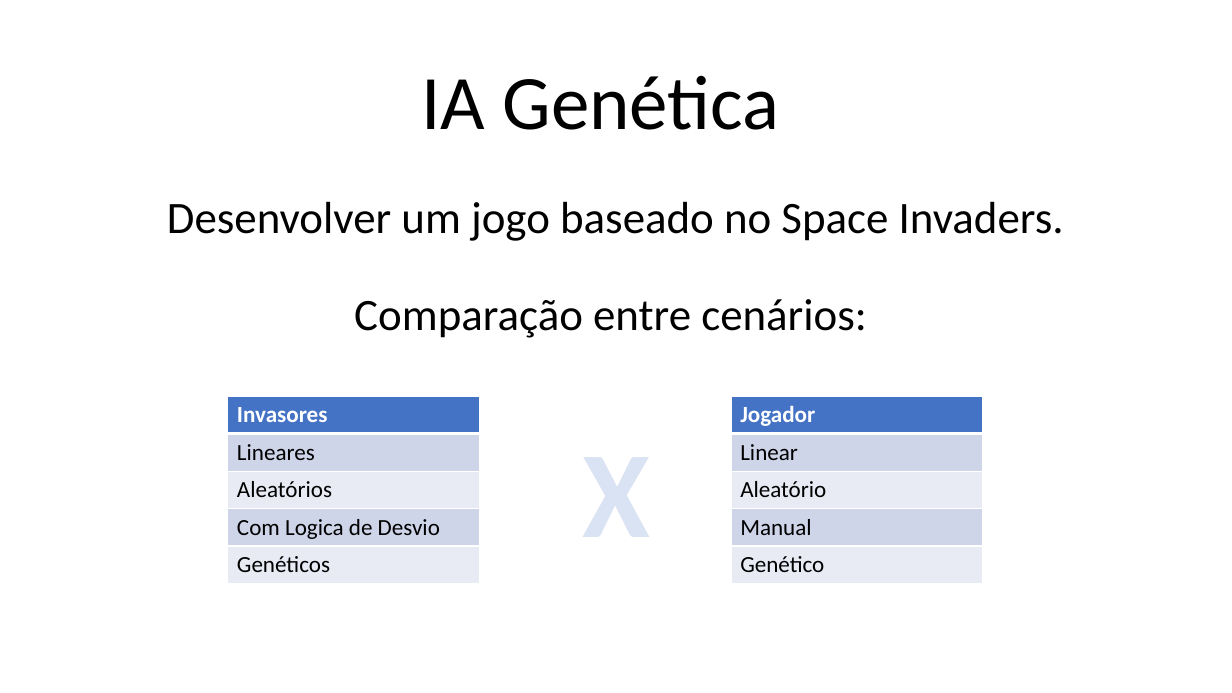
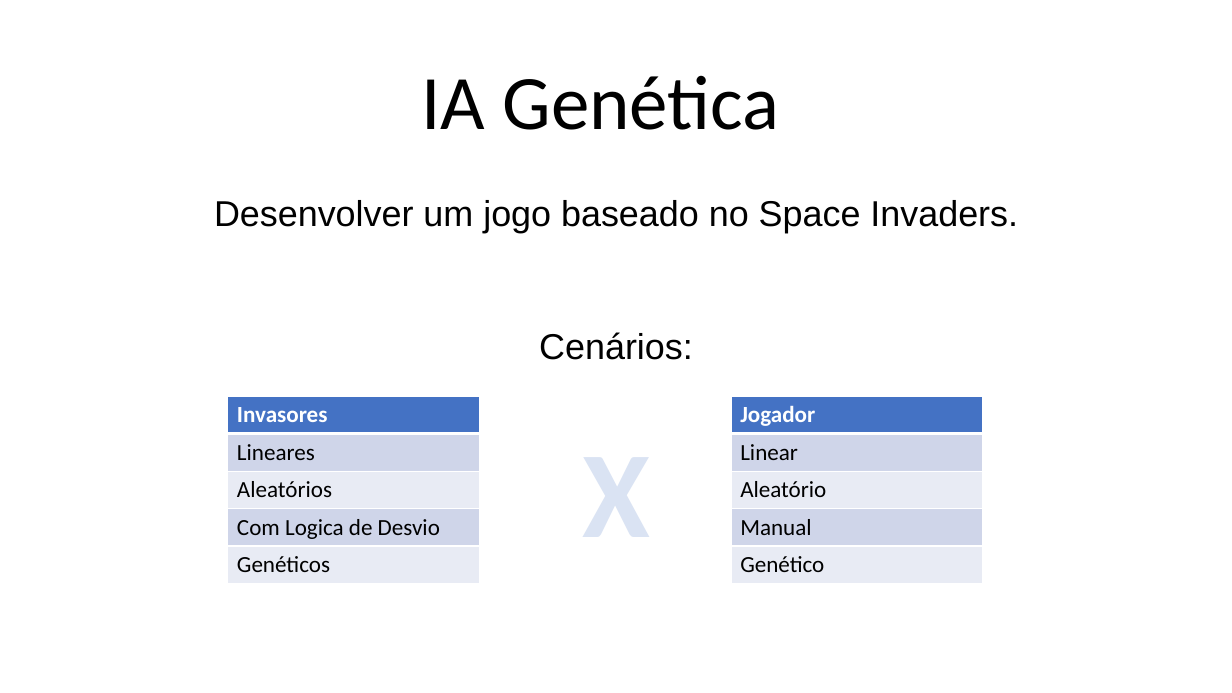
Before and after one commit to GustavoMaltaGuimaraesBrasil/TC2_IAGenetica, a slide deck: slide 2 of IA Genetica.pptx (slide 4 before the commit). Drawn at 1232x693 pixels with LibreOffice and Linux fonts; fonts in the diff are those of the drawing. Boxes give left, top, right and bottom in pixels: in the first picture for what was removed or moved away, otherwise in the second. Text is boxed around its words. In the diff, an @@ line names an element or a change of style, - is before the commit and + after.

```diff
--- a/IA Genetica.pptx
+++ b/IA Genetica.pptx
@@ subtitle at [214,200,1018,360]: text changed; size 35 to 28 pt; font Calibri to Arial @@
-Desenvolver um jogo baseado no Space Invaders.
-Comparação entre cenários:
+Desenvolver um jogo baseado no Space Invaders.
+Cenários:
```
Also in this commit, not shown: 8 other slides changed, 1 slide added, 8 other files.
